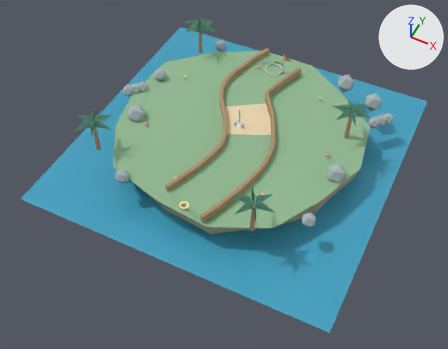
A saved change to the glTF model ui/3d/minigolf/course-08.glb.
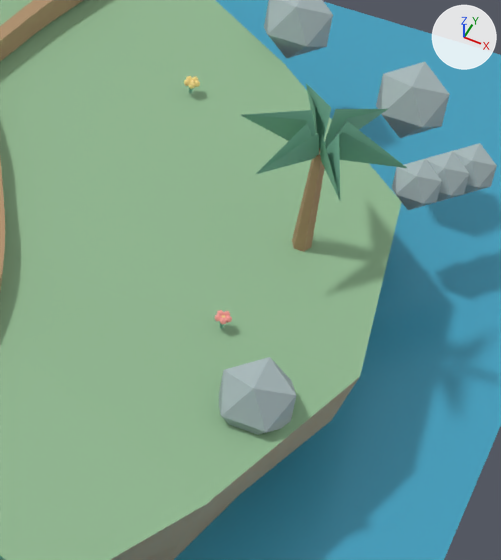
The first picture shows the older version from a camera (50 mm lens) standing at (7.36, -16.05, 16.89) and looking at (0.13, -1.6, -1.18). The close-ups show the older and then the newer version on the part from 61% to 88% of the width and 22% to 61% of the height of that picture. Only the edits that show in the close-ups are written down. The axes (+X, +Y, +Z) are drawn at upper right. The lights are the same throughout. Where no turn or scale is listed for an object, it has been applied to the vertices.

Names of what the first close-up shows: 'faceted-rock.059', 'faceted-rock.060', 'faceted-rock.063', 'island-rock-plinth.007', 'island-turf-edge.007', 'palm-frond.060', 'palm-frond.064', 'palm-trunk.010', 'rail-right', 'shore-rock.009', 'shore-rock.010', 'water-plane.007' and 6 more.
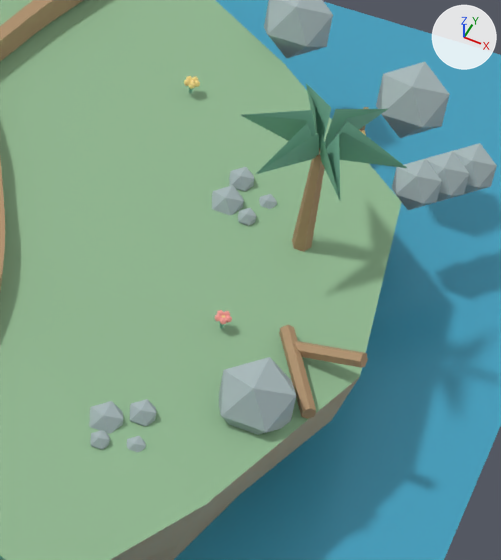
The change, as a list of edits to the scene's bpy script:
```text
Add ob_deco_pebble_127:
    ob_deco_pebble_127 = bpy.data.objects.new('deco-pebble.127', me_deco_pebble_mesh_127)  # an icosphere of 20 faces spanning x 3.108..3.278, y -1.867..-1.697, z -0.055..0.115; in mat_minigolf_rock_coast (grey #a8b8ba)
    ob_deco_pebble_127.location = (0.0, 0.0, 0.0)
Add ob_deco_pebble_126:
    ob_deco_pebble_126 = bpy.data.objects.new('deco-pebble.126', me_deco_pebble_mesh_126)  # an icosphere of 20 faces spanning x 2.991..3.297, y -1.667..-1.361, z -0.153..0.153; in mat_minigolf_rock_coast (grey #a8b8ba)
    ob_deco_pebble_126.location = (0.0, 0.0, 0.0)
Add ob_deco_pebble_125:
    ob_deco_pebble_125 = bpy.data.objects.new('deco-pebble.125', me_deco_pebble_mesh_125)  # an icosphere of 20 faces spanning x 3.291..3.529, y -1.45..-1.212, z -0.089..0.149; in mat_minigolf_rock_coast (grey #a8b8ba)
    ob_deco_pebble_125.location = (0.0, 0.0, 0.0)
Add ob_deco_pebble_124:
    ob_deco_pebble_124 = bpy.data.objects.new('deco-pebble.124', me_deco_pebble_mesh_124)  # an icosphere of 20 faces spanning x 3.402..3.572, y -1.764..-1.594, z -0.085..0.085; in mat_minigolf_rock_coast (grey #a8b8ba)
    ob_deco_pebble_124.location = (0.0, 0.0, 0.0)
Add ob_deco_pebble_115:
    ob_deco_pebble_115 = bpy.data.objects.new('deco-pebble.115', me_deco_pebble_mesh_115)  # an icosphere of 20 faces spanning x 3.299..3.469, y 1.3..1.471, z -0.055..0.115; in mat_minigolf_rock_coast (grey #a8b8ba)
    ob_deco_pebble_115.location = (0.0, 0.0, 0.0)
Add ob_deco_pebble_114:
    ob_deco_pebble_114 = bpy.data.objects.new('deco-pebble.114', me_deco_pebble_mesh_114)  # an icosphere of 20 faces spanning x 2.991..3.297, y 1.361..1.667, z -0.153..0.153; in mat_minigolf_rock_coast (grey #a8b8ba)
    ob_deco_pebble_114.location = (0.0, 0.0, 0.0)
Add ob_deco_pebble_113:
    ob_deco_pebble_113 = bpy.data.objects.new('deco-pebble.113', me_deco_pebble_mesh_113)  # an icosphere of 20 faces spanning x 3.048..3.286, y 1.717..1.955, z -0.089..0.149; in mat_minigolf_rock_coast (grey #a8b8ba)
    ob_deco_pebble_113.location = (0.0, 0.0, 0.0)
Add ob_deco_pebble_112:
    ob_deco_pebble_112 = bpy.data.objects.new('deco-pebble.112', me_deco_pebble_mesh_112)  # an icosphere of 20 faces spanning x 3.402..3.572, y 1.594..1.764, z -0.085..0.085; in mat_minigolf_rock_coast (grey #a8b8ba)
    ob_deco_pebble_112.location = (0.0, 0.0, 0.0)
Add ob_deco_driftwood_007:
    ob_deco_driftwood_007 = bpy.data.objects.new('deco-driftwood.007', me_deco_driftwood_mesh_007)  # 12 vertices, 20 faces; spans x -0.359..0.359, y -0.109..0.109, z -0.189..0.189; in mat_minigolf_wood_coast (brown #af906c)
    ob_deco_driftwood_007.location = (4.63, -0.05, 0.15)
Add ob_deco_driftwood_006:
    ob_deco_driftwood_006 = bpy.data.objects.new('deco-driftwood.006', me_deco_driftwood_mesh_006)  # 12 vertices, 20 faces; spans x -0.305..0.305, y -0.462..0.462, z -0.07..0.07; in mat_minigolf_wood_coast (brown #af906c)
    ob_deco_driftwood_006.location = (4.45, -0.27, 0.05)
```

Where the change shows, as pixel boxes [x1, y1, x2, y2] in the close-ups (501 x 560 px):
'deco-driftwood.006', added (brown)
    after: [279, 325, 316, 419]
'deco-driftwood.007', added (brown)
    after: [294, 341, 368, 368]
'deco-pebble.126', added
    after: [89, 401, 123, 434]
'deco-pebble.114', added
    after: [212, 185, 244, 216]
'deco-pebble.125', added
    after: [130, 399, 156, 426]
'deco-pebble.113', added
    after: [229, 167, 254, 191]
'deco-pebble.127', added
    after: [90, 430, 110, 450]
'deco-pebble.115', added
    after: [238, 208, 256, 226]
'deco-pebble.124', added
    after: [127, 436, 146, 452]
'deco-pebble.112', added
    after: [259, 194, 277, 209]
